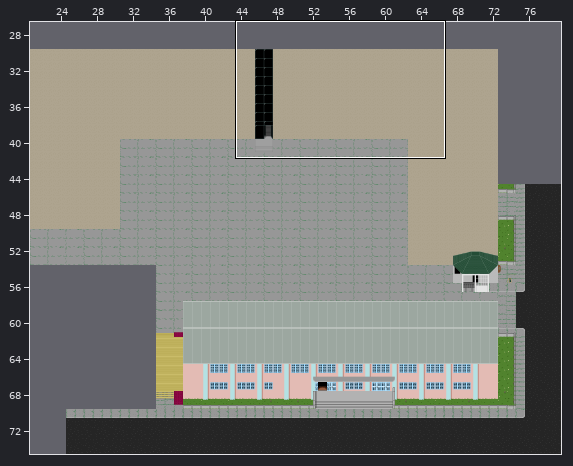
Two states of a Tiled map (JSON), zw-map/maps/outside.json. Above, an overview of the earlier version with the close-up marked.
Close-up. As it was:
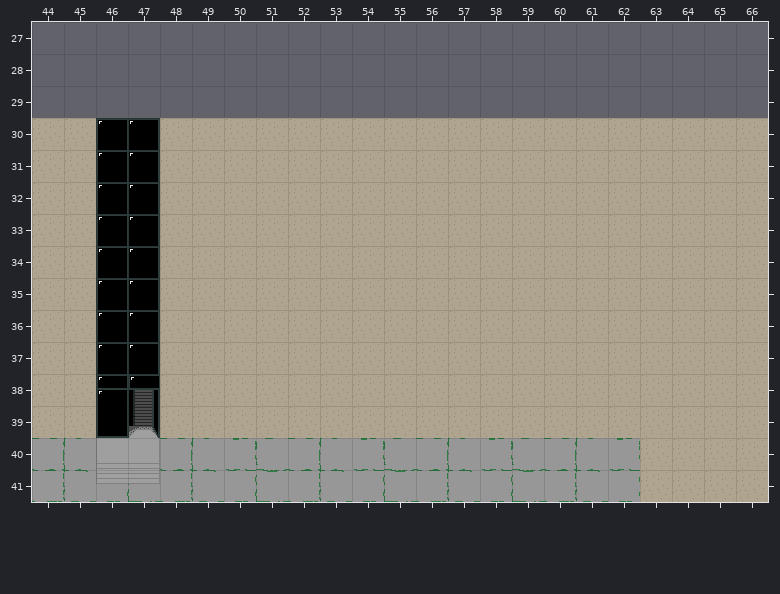
Cells are 32x32 px. Shown: x 44..66, y 27..41. The commit also changed other parts of the map, which this record leaves out.
After:
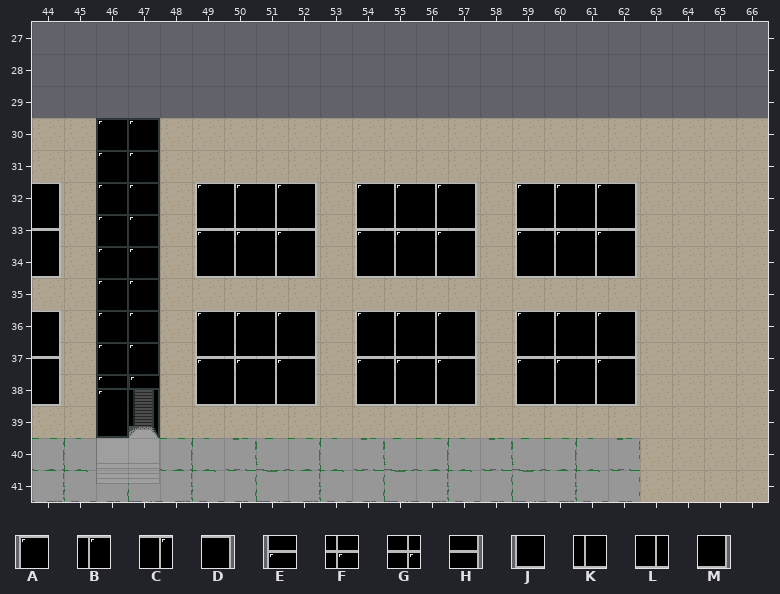
Key: from "outside": A 427, B 428, C 429, D 430, E 459, F 460, G 461, H 462, J 491, K 492, L 493, M 494.
_ is an empty cell.
Edits made:
Layer "Kachelebene 10":
The edit adds tile A in row 32 at x 49, 54 and 59; in row 36 at x 49, 54 and 59.
The edit adds tile B in row 32 at x 50, 55 and 60; in row 36 at x 50, 55 and 60.
The edit adds tile C in row 32 at x 51, 56 and 61; in row 36 at x 51, 56 and 61.
The edit adds tile D in row 32 at x 44, 52, 57 and 62; in row 36 at x 44, 52, 57 and 62.
The edit adds tile E in row 33 at x 49, 54 and 59; in row 37 at x 49, 54 and 59.
The edit adds tile F in row 33 at x 50, 55 and 60; in row 37 at x 50, 55 and 60.
The edit adds tile G in row 33 at x 51, 56 and 61; in row 37 at x 51, 56 and 61.
The edit adds tile H in row 33 at x 44, 52, 57 and 62; in row 37 at x 44, 52, 57 and 62.
The edit adds tile J in row 34 at x 49, 54 and 59; in row 38 at x 49, 54 and 59.
The edit adds tile K in row 34 at x 50, 55 and 60; in row 38 at x 50, 55 and 60.
The edit adds tile L in row 34 at x 51, 56 and 61; in row 38 at x 51, 56 and 61.
The edit adds tile M in row 34 at x 44, 52, 57 and 62; in row 38 at x 44, 52, 57 and 62.
Boxes around the changes in both close-ups, in picture pixels (x1, y1, x2, y2):
added: (32, 182, 61, 278)
added: (195, 182, 317, 278)
added: (355, 182, 477, 278)
added: (515, 182, 637, 278)
added: (32, 310, 61, 406)
added: (195, 310, 317, 406)
added: (355, 310, 477, 406)
added: (515, 310, 637, 406)
